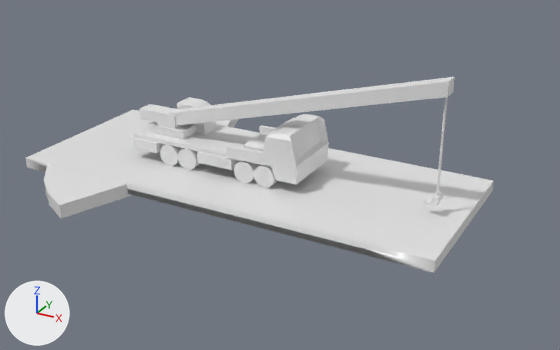
A saved change to the OBJ model Assets/3DModels/CraneVehicle.obj.
One viewpoint serves both versions: a camera (50 mm lens) standing at (35.6, -55.8, 27.9) and looking at (5.6, -1.2, 0.6). Every picture has the same lights, and +X, +Y and +Z are marked at lower left. Where no turn or scale is listed for an object, it has been applied to the vertices. Vertices at the same position are counted once.

The first picture shows 'CraneVehicle'.
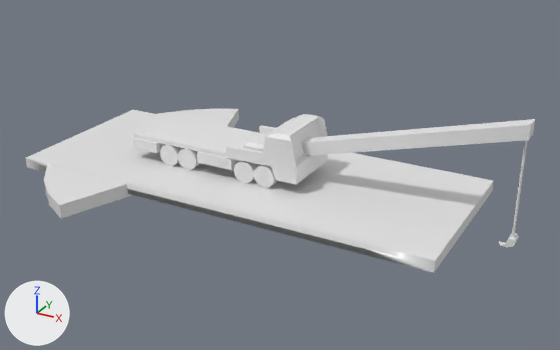
Pixel boxes [x1, y1, x2, y2] of what changed, in the pictures (560 x 350 px; the box of a moved part takes in the faces that stretch with it):
'CraneVehicle', reshaped (9% wider, 16% shorter)
    before: [26, 77, 494, 273]
    after: [26, 109, 535, 273]
part 1 of me_cranevehicle, moved or reshaped (not visible afterwards)
    before: [139, 104, 182, 129]
part 2 of me_cranevehicle, added
    after: [301, 119, 535, 156]
part 3 of me_cranevehicle, added
    after: [499, 241, 510, 247]
part 4 of me_cranevehicle, deleted
    before: [148, 121, 196, 149]
part 5 of me_cranevehicle, moved or reshaped
    before: [168, 77, 455, 206]
    after: [232, 140, 528, 247]

What changed in the scene script:
```text
Change me_cranevehicle:
    used by ob_cranevehicle; location = (0.0, 0.0, 0.0)
    remove me_cranevehicle.from_pydata(...)  # 1157 vertices, 642 faces; spans x -18.0..22.0, y -14.1..14.1, z -1.3..11.3
    add me_cranevehicle.from_pydata(...)  # 1158 vertices, 642 faces; spans x -18.0..26.0, y -14.1..14.1, z -1.8..8.7
    me_cranevehicle part 1: the loose piece of 16 vertices spanning x -9.0..-5.0, y -1.8..-0.2, z 2.5..4.5 is moved by (6.0, 1.0, -2.6)
    me_cranevehicle part 2: the loose piece of 8 vertices spanning x -6.2..20.0, y -1.7..-0.3, z 3.3..11.3 is copied, and the copy is moved by (6.0, 1.0, -2.6); it spans x -0.2..26.0, y -0.7..0.7, z 0.7..8.7
    me_cranevehicle part 3: the loose piece of 18 vertices spanning x 18.7..19.9, y -1.2..-0.8, z 0.8..1.3 is copied, and the copy is moved by (6.0, 1.0, -2.6); it spans x 24.7..25.9, y -0.2..0.2, z -1.8..-1.3
    me_cranevehicle part 4: the loose piece of 8 vertices spanning x -8.0..-4.0, y -2.0..0.0, z 1.2..3.2 is deleted
    me_cranevehicle part 5
    108 vertices are removed from x -7.0..20.0, y -1.7..2.0, z 0.8..11.3
    106 faces are deleted
    68 vertices move from x -6.2..20.0, y -1.6..-0.3, z 1.0..4.4 to x -2.0..26.0, y -1.0..0.6, z -1.4..7.8
    42 vertices are added at x -2.0..26.0, y -1.0..1.0, z -1.5..7.8
    8 new vertices lie (0.0, 0.0, -8.9) away from vertices in x 19.4..19.8, y -1.0..-0.4, z 1.5..1.8
    18 new vertices lie (0.0, 1.2, 0.0) away from vertices in x 25.4..26.0, y -0.6, z -1.5..-0.8
    42 new faces join them, mat_material_001 (white #e7e7e7)
    32 new faces join them, mat_material_002 (white #e7e7e7)
```
